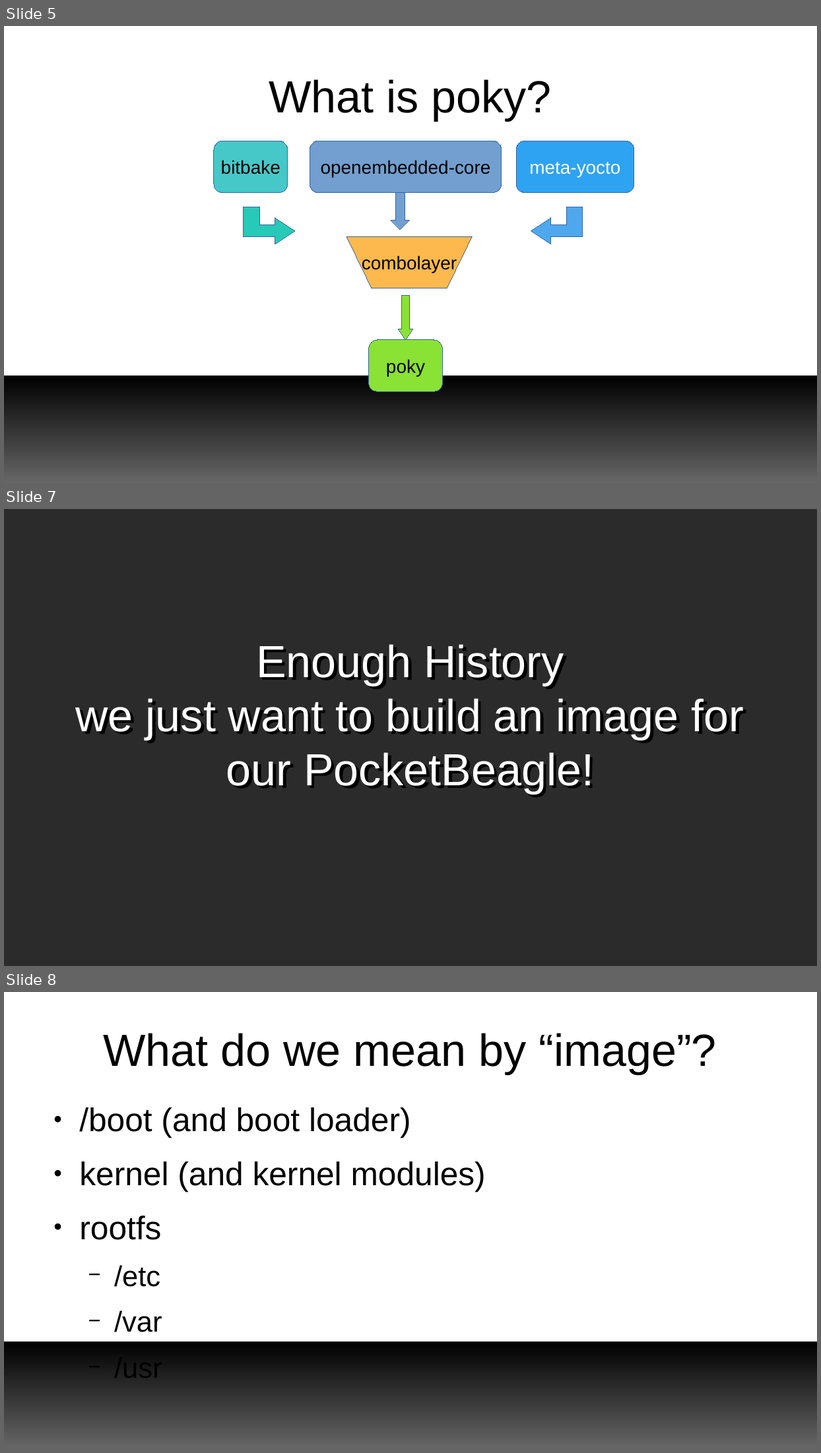
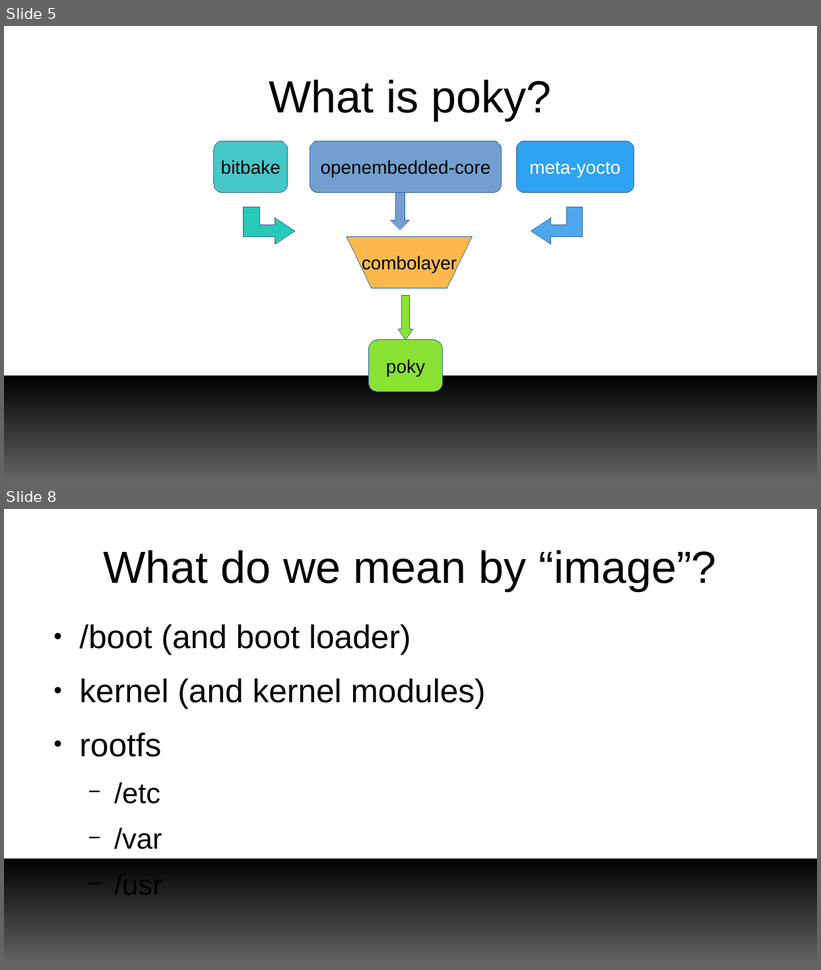
Before and after one commit to e-ale/Slides, a slide deck: yocto-images/src/build-images-with-yocto-project.odp. Shown one above the other, each under a label of ours: slides 5, 7 and 8 before the commit, slides 5 and 8 after it; the slides between them are not shown. The pictures are 821x1453 and 821x970 pixels, drawn with LibreOffice and Linux fonts; fonts in the diff are those of the drawing; background and template pictures are left out; a plain dark background stands for a picture behind light text. Boxes give left, top, right and bottom in pixels: in the first picture for what was removed or moved away, otherwise in the second. Text is boxed around its words. In the diff, an @@ line names an element or a change of style, - is before the commit and + after.

Commit message:
yocto-images: Update Slides
* Add more detail about:
  - layers
  - layer index
  - workflow tools

```diff
--- a/yocto-images/src/build-images-with-yocto-project.odp
+++ b/yocto-images/src/build-images-with-yocto-project.odp
@@ slide 7 removed at box(4, 509, 817, 966), background picture (left out) @@
@@ title removed at box(76, 644, 745, 793) @@
-Enough History
-we just want to build an image for our PocketBeagle!
```
Also in this commit, not shown: 3 slides changed, 26 slides added, 1 other file.
